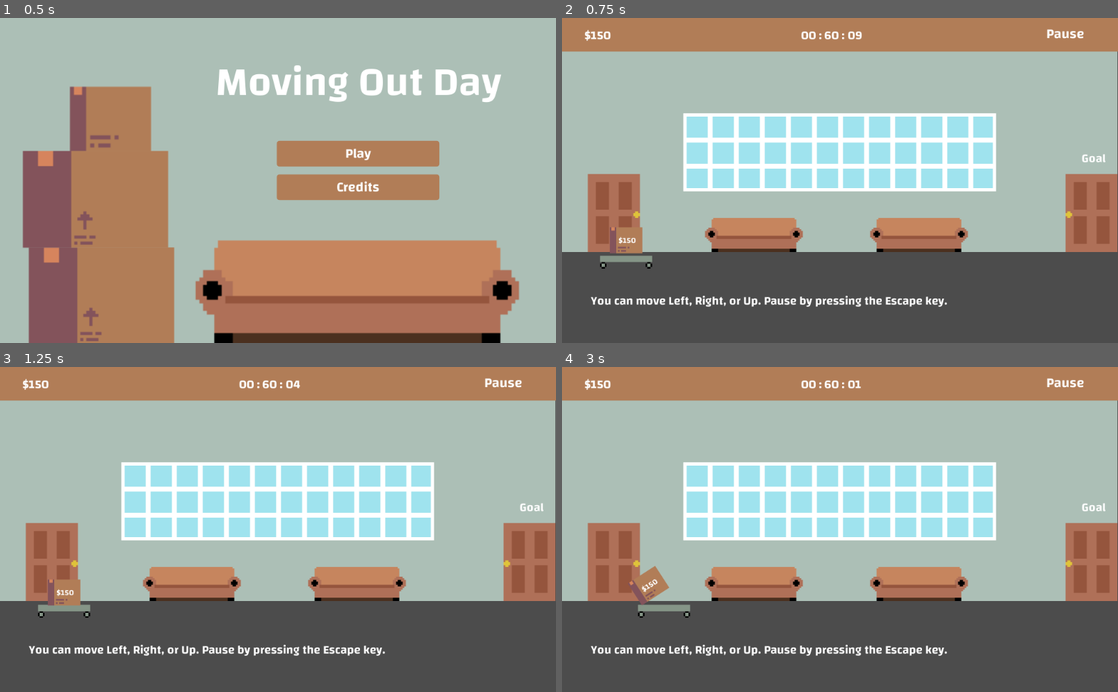
Above: before the commit, frames 1-4 (two rows, left to right).
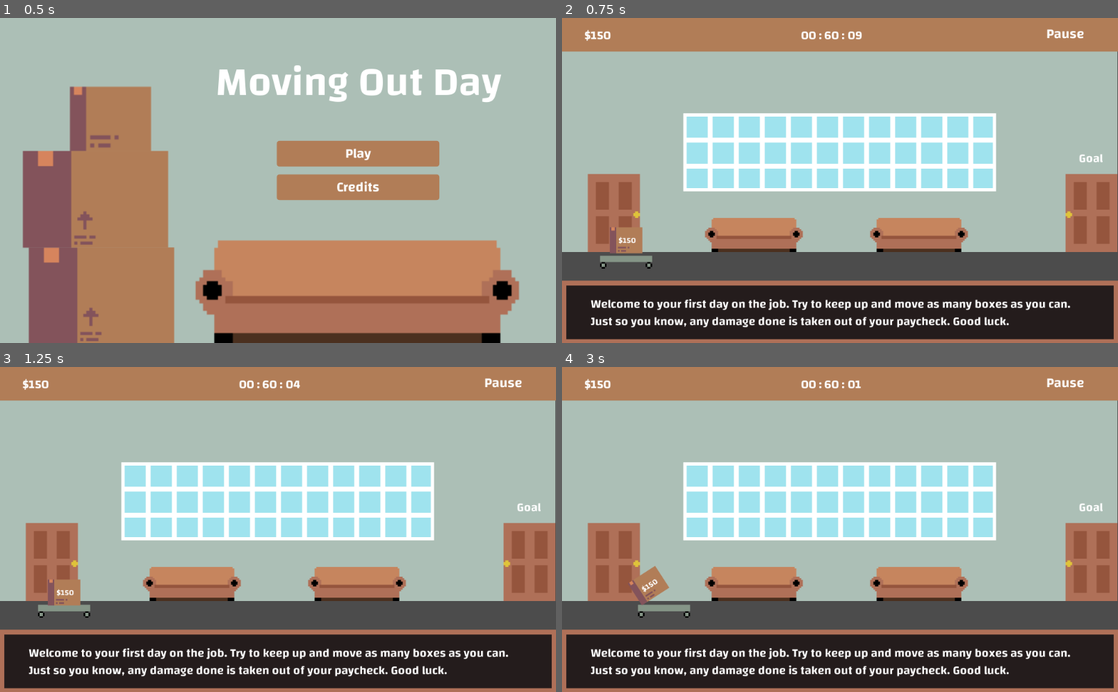
Above: after the commit, the same moments.

Repository: JMixson/moving-out-day
Game: Godot game, scene res://Scenes/Main_Menu.tscn
Two runs of this game, one before a commit and one after it. Both use one fixed random seed, a clock stepped at 60 frames per second and the inputs below.
Inputs:
- Up to frame 1 (0.5 s): no input
- Up to frame 2 (0.75 s): click "Play" at 0.5 s
- Up to frame 3 (1.25 s): no input
- Up to frame 4 (3 s): click "Pause" at 1.25 s; click "Restart Level" at 2 s; tap Enter at 2.75 s; hold Right (ui_right) from 2.78 s (still down)

Frame 1 is identical in both runs. In frame 2, 19% of the frame differs, in the area x 0-100%, y 41-100%; in frame 3, 19%; in frame 4, 19%.
Error in both runs: Invalid set index 'text' (on base: 'null instance') with value of type 'String'. (res://Scripts/Level.gd:24)

Commit message:
Add Dialog_Panel scene

Diff:
--- a/Scenes/Level.tscn
+++ b/Scenes/Level.tscn
@@ -8,6 +8,7 @@
 [ext_resource path="res://Scripts/Level.gd" type="Script" id=6]
 [ext_resource path="res://Scripts/Menus.gd" type="Script" id=7]
 [ext_resource path="res://Assets/Sprites/level-1-map.png" type="Texture" id=8]
+[ext_resource path="res://Scenes/Dialog_Panel.tscn" type="PackedScene" id=10]
 
 [sub_resource type="RectangleShape2D" id=1]
 extents = Vector2( 21.5, 786 )
@@ -75,9 +76,9 @@
 margin_bottom = 1.0
 
 [node name="Goal" type="Label" parent="."]
-margin_left = 957.0
+margin_left = 952.0
 margin_top = 239.0
-margin_right = 1004.0
+margin_right = 999.0
 margin_bottom = 280.0
 theme = ExtResource( 5 )
 text = "Goal"
@@ -85,16 +86,7 @@
 "_edit_use_anchors_": false
 }
 
-[node name="Instructions" type="Label" parent="."]
-margin_left = 53.0
-margin_top = 502.0
-margin_right = 361.0
-margin_bottom = 543.0
-theme = ExtResource( 5 )
-text = "You can move Left, Right, or Up. Pause by pressing the Escape key."
-__meta__ = {
-"_edit_use_anchors_": false
-}
+[node name="Dialog_Panel" parent="." instance=ExtResource( 10 )]
 
 [node name="Pause_Btn" type="Button" parent="."]
 margin_left = 856.0
Not shown: 1 places in Scenes/Level.tscn that only renumber resources
